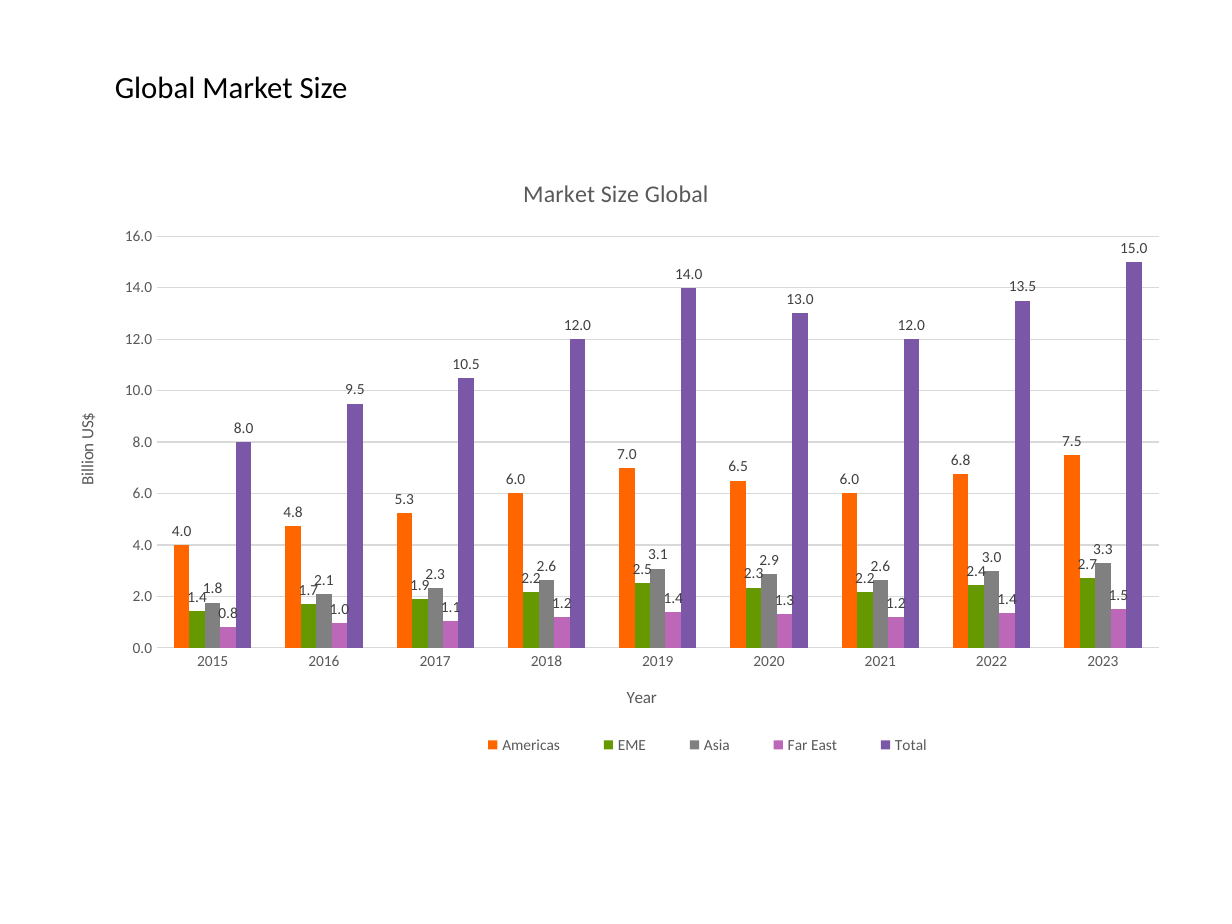
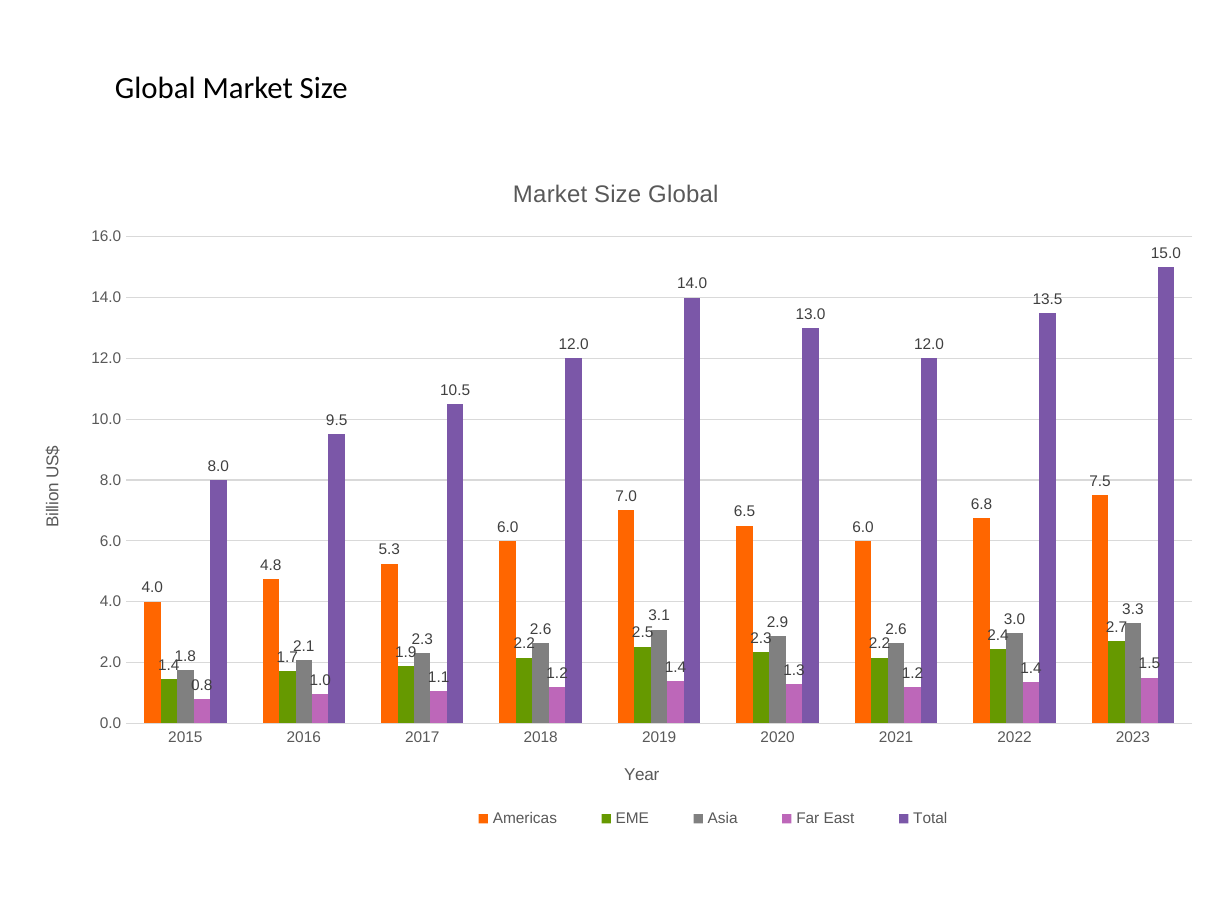
Before and after one commit to karthik5422/Multi_Modal_PDF_Chat, a slide deck: slide 5 of Project Delivery.pptx. Drawn at 1232x924 pixels with LibreOffice and Linux fonts; fonts in the diff are those of the drawing. Boxes give left, top, right and bottom in pixels: in the first picture for what was removed or moved away, otherwise in the second. Text is boxed around its words. In the diff, an @@ line names an element or a change of style, - is before the commit and + after.

```diff
--- a/Project Delivery.pptx
+++ b/Project Delivery.pptx
@@ column chart at box(16, 154, 1216, 846) @@
@@ data labels of Americas changed @@
@@ data labels of EME changed @@
@@ data labels of Asia changed @@
@@ data labels of Far East changed @@
@@ data labels of Total changed @@
@@ legend changed @@
@@ category axis changed @@
@@ value axis changed @@
@@ lettering changed @@
@@ column chart: place and size @@
-column chart at box(51, 154, 1180, 769)
+column chart at box(16, 154, 1216, 846)
```
Also in this commit, not shown: 3 other slides changed, 2 other files.
